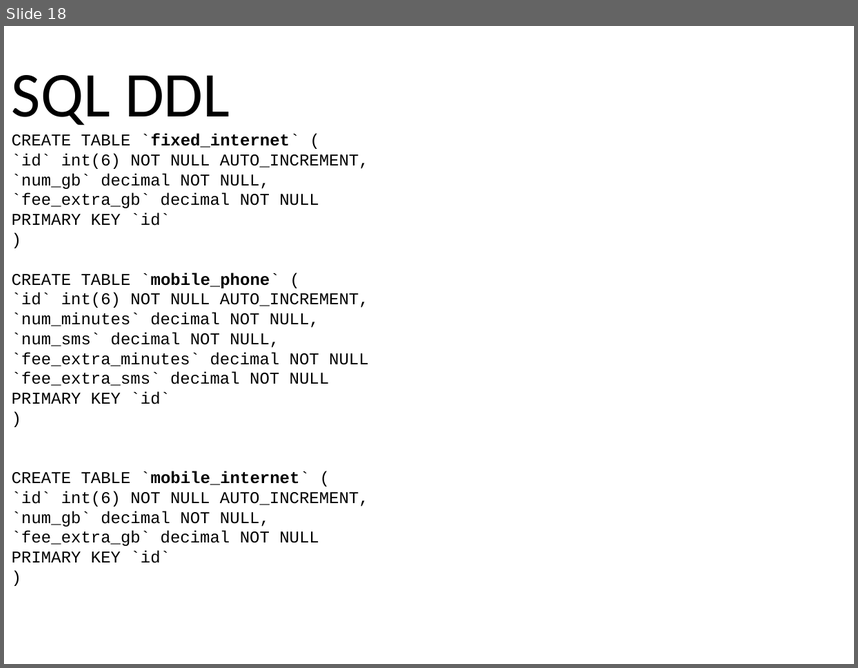
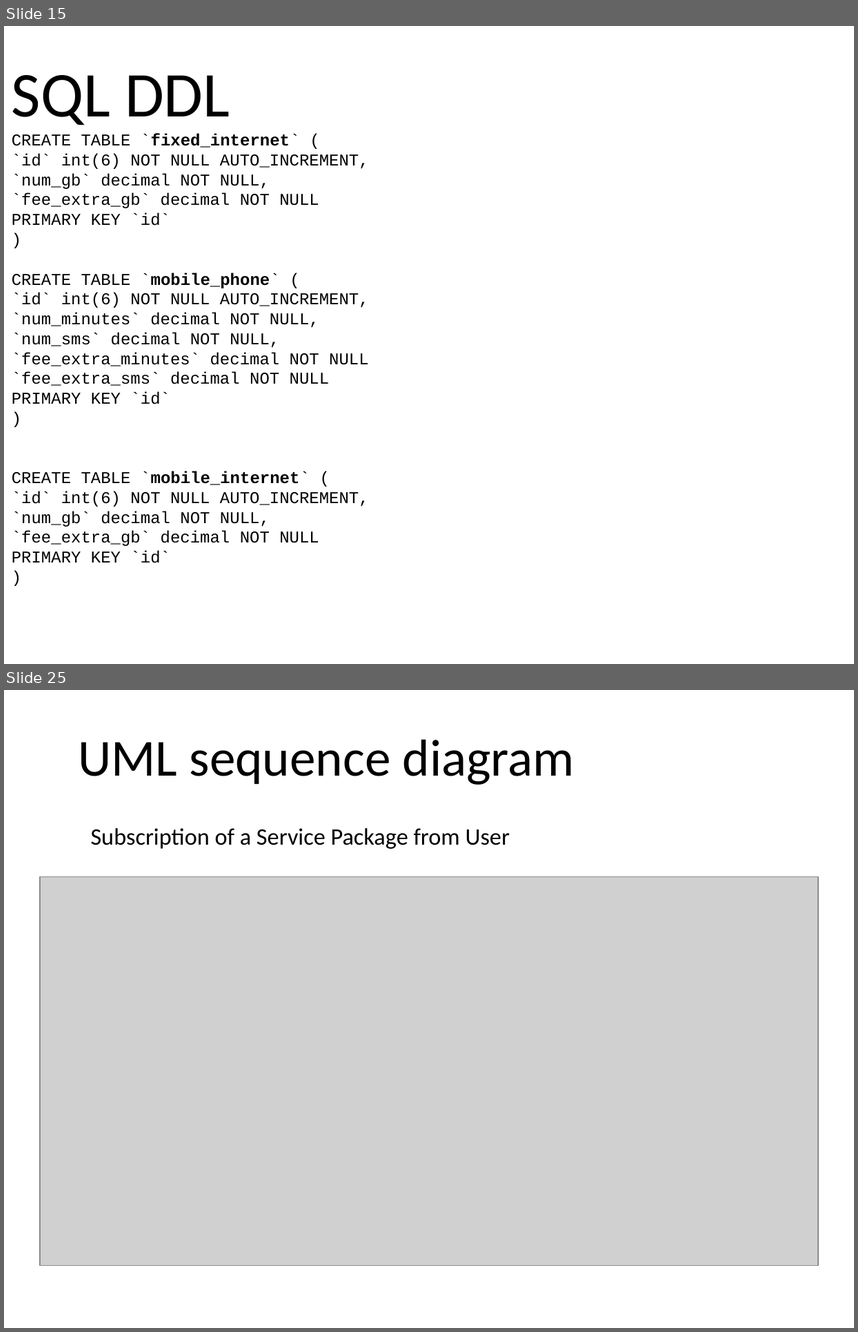
Before and after one commit to marcozetaa/TelcoService, a slide deck: UML/Presentation .pptx. Shown one above the other, each under a label of ours: slide 18 before the commit, slides 15 and 25 after it; the slides between them are not shown. The pictures are 858x668 and 858x1332 pixels, drawn with LibreOffice and Linux fonts; fonts in the diff are those of the drawing; grey boxes stand for pictures. Boxes give left, top, right and bottom in pixels: in the first picture for what was removed or moved away, otherwise in the second. Text is boxed around its words. In the diff, an @@ line names an element or a change of style, - is before the commit and + after.

```diff
--- a/UML/Presentation .pptx
+++ b/UML/Presentation .pptx
@@ slide 25 added at <box>4,690,854,1328</box>, background #FFFFFF @@
@@ title added at <box>78,739,575,785</box>, 44 pt, text #000000 @@
+UML sequence diagram
@@ text added at <box>91,828,510,849</box>, 20 pt, text #000000 @@
+Subscription of a Service Package from User
@@ picture added at <box>40,877,818,1265</box> @@
@@ what was slide 18 is now slide 15 @@
```
Also in this commit, not shown: 5 slides changed, 9 other slides added, 11 slides removed, 6 other files.
